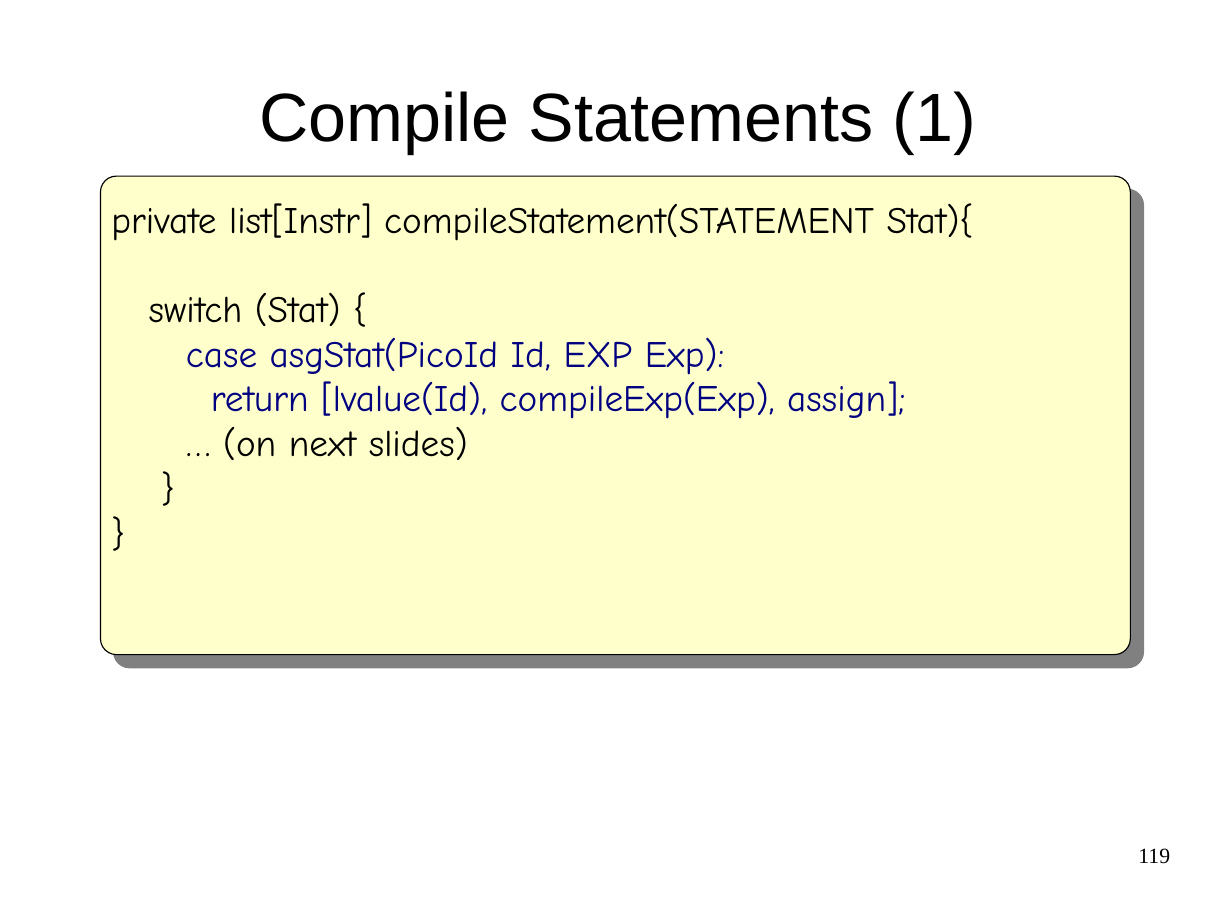
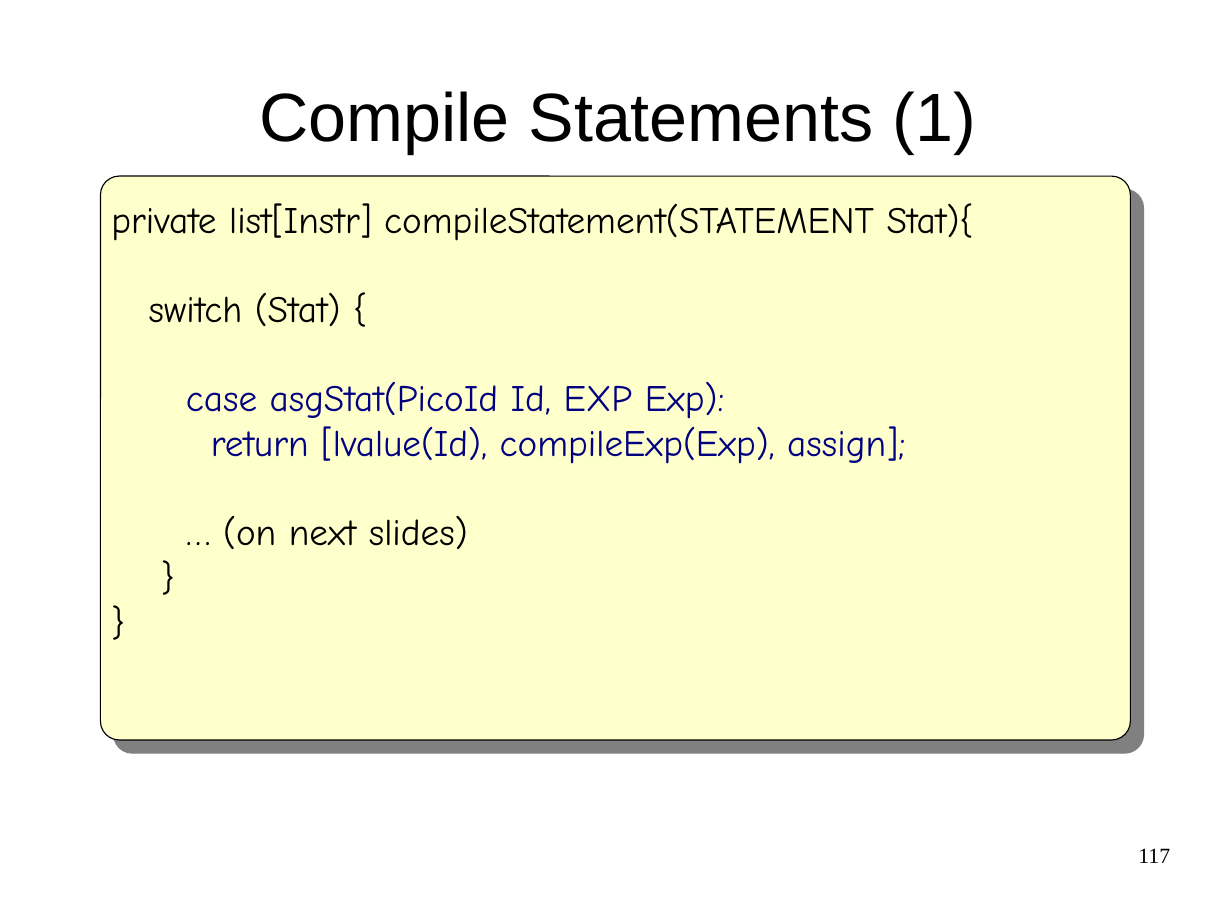
Before and after one commit to cwi-swat/meta-environment, a slide deck: slide 117 of meta-doc/analysis/rascal-slides/rascal-slides.odp (slide 119 before the commit). Drawn at 1232x924 pixels with LibreOffice and Linux fonts; fonts in the diff are those of the drawing; background and template pictures are left out. Boxes give left, top, right and bottom in pixels: in the first picture for what was removed or moved away, otherwise in the second. Text is boxed around its words. In the diff, an @@ line names an element or a change of style, - is before the commit and + after.

```diff
--- a/meta-doc/analysis/rascal-slides/rascal-slides.odp
+++ b/meta-doc/analysis/rascal-slides/rascal-slides.odp
@@ rounded rectangle: place and size @@
-rounded rectangle at [101, 177, 1131, 655]
+rounded rectangle at [101, 177, 1131, 741]
@@ text "private list[Instr] compileStatement(STATEMENT Stat){" rewrapped from [111, 203, 974, 460] to [111, 203, 974, 549] @@
@@ page number at [1138, 848, 1170, 863]: text changed @@
-119
+117
```
Also in this commit, not shown: 14 other slides changed, 6 slides added, 1 slide removed.
